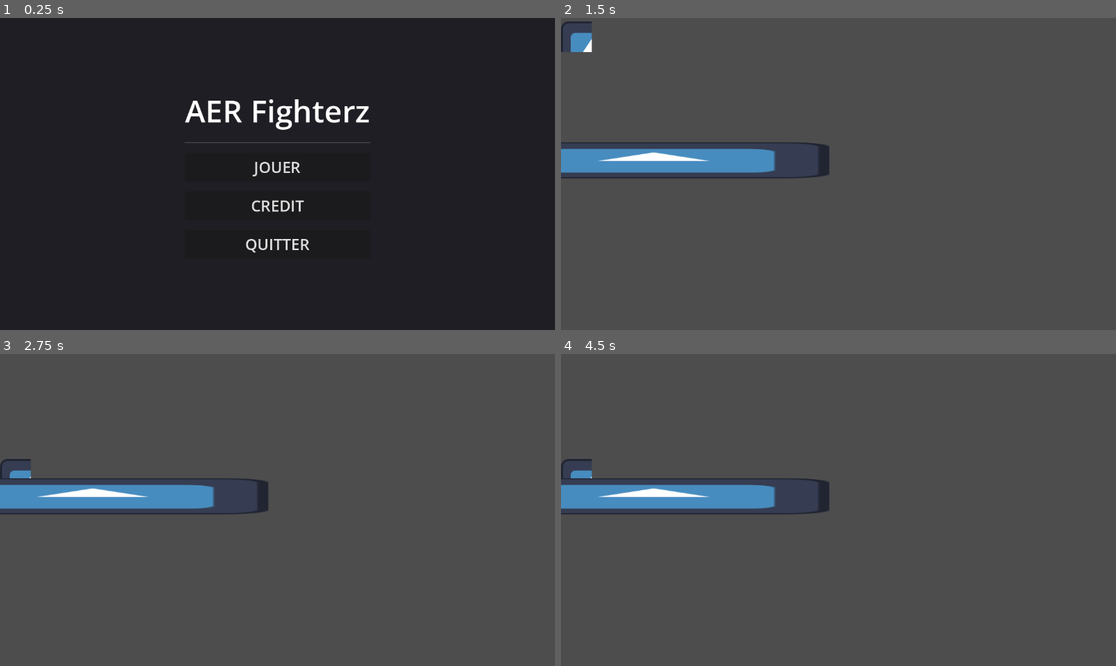
Above: before the commit, frames 1-4 (two rows, left to right).
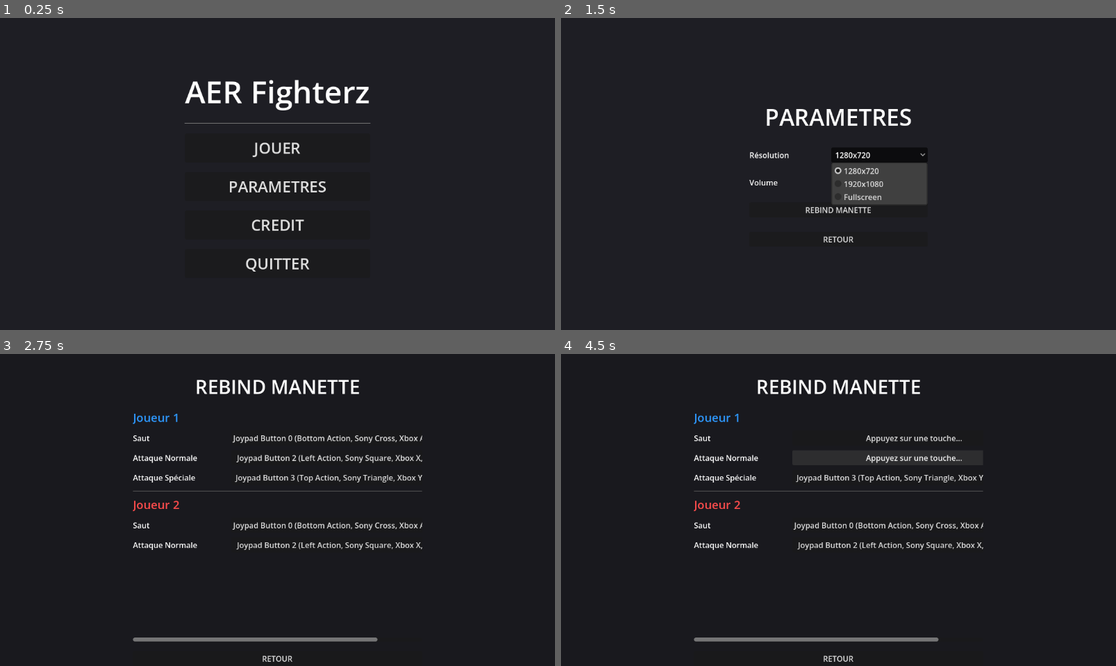
Above: after the commit, the same moments.

Repository: Alexnex31/Game-JAM-epitech
Game: Godot game, scene res://src/scenes/MainMenu.tscn
The game is run twice, just before and just after one commit, with the same random seed, the same clock (stepped at 60 frames per second) and the same inputs. The engine's default icon, where the game draws it, is replaced by a stand-in: a white triangle on a blue panel in a dark square.
Inputs (mouse positions are in pixels of both pictures, inside the frame that each line leads up to):
- Up to frame 1 (0.25 s): no input
- Up to frame 2 (1.5 s): click (838, 186) at 0.5 s, where only the run after the commit has a clickable "PARAMETRES"; click (877, 155) at 1.25 s, where only the run after the commit has a clickable "1280x720"
- Up to frame 3 (2.75 s): click (277, 544) at 2 s, where only the run after the commit has a clickable "REBIND MANETTE"
- Up to frame 4 (4.5 s): click (916, 438) at 2.75 s, where only the run after the commit has a clickable "Joypad Button 0 (Bottom Actio…"; click (916, 438) at 3.5 s, where only the run after the commit has a clickable "Appuyez sur une touche..."; click (916, 456) at 4.25 s, where only the run after the commit has a clickable "Joypad Button 2 (Left Action,…"

The runs differ from the first frame. In frame 1, 3.4% of the frame differs, in the area x 33-67%, y 19-82%; in frame 2, 97%; in frame 3, 99%; in frame 4, 99%, in the area x 0-100%, y 0-100%.

Commit message:
ADD: setting

Diff:
--- a/fighting-game/src/scenes/MainMenu.tscn
+++ b/fighting-game/src/scenes/MainMenu.tscn
@@ -47,6 +47,12 @@
 theme_override_font_sizes/font_size = 32
 text = "JOUER"
 
+[node name="Parametres" type="Button" parent="CenterContainer/VBoxContainer"]
+custom_minimum_size = Vector2(200, 60)
+layout_mode = 2
+theme_override_font_sizes/font_size = 32
+text = "PARAMETRES"
+
 [node name="Credit" type="Button" parent="CenterContainer/VBoxContainer"]
 custom_minimum_size = Vector2(200, 60)
 layout_mode = 2
@@ -60,5 +66,6 @@
 text = "QUITTER"
 
 [connection signal="pressed" from="CenterContainer/VBoxContainer/Jouer" to="." method="_on_jouer_pressed"]
+[connection signal="pressed" from="CenterContainer/VBoxContainer/Parametres" to="." method="_on_parametres_pressed"]
 [connection signal="pressed" from="CenterContainer/VBoxContainer/Credit" to="." method="_on_credit_pressed"]
 [connection signal="pressed" from="CenterContainer/VBoxContainer/Quitter" to="." method="_on_quitter_pressed"]
--- /dev/null
+++ b/fighting-game/src/scenes/RebindMenu.tscn
@@ -0,0 +1,149 @@
+[gd_scene format=3 uid="uid://c7v8xax0y102a"]
+
+[ext_resource type="Script" uid="uid://btv8w9x0y1z2a" path="res://src/scripts/RebindMenu.gd" id="1_script"]
+[ext_resource type="Script" uid="uid://ctv8w9x0y1z2a" path="res://src/scripts/InputRebindButton.gd" id="2_btn_script"]
+
+[node name="RebindMenu" type="Control"]
+layout_mode = 3
+anchors_preset = 15
+anchor_right = 1.0
+anchor_bottom = 1.0
+grow_horizontal = 2
+grow_vertical = 2
+script = ExtResource("1_script")
+
+[node name="ColorRect" type="ColorRect" parent="."]
+layout_mode = 1
+anchors_preset = 15
+anchor_right = 1.0
+anchor_bottom = 1.0
+grow_horizontal = 2
+grow_vertical = 2
+color = Color(0.1, 0.1, 0.12, 1)
+
+[node name="VBoxContainer" type="VBoxContainer" parent="."]
+layout_mode = 1
+anchors_preset = 13
+anchor_left = 0.5
+anchor_right = 0.5
+anchor_bottom = 1.0
+offset_left = -300.0
+offset_right = 300.0
+grow_horizontal = 2
+grow_vertical = 2
+theme_override_constants/separation = 20
+
+[node name="MarginContainer" type="MarginContainer" parent="VBoxContainer"]
+layout_mode = 2
+theme_override_constants/margin_top = 40
+
+[node name="Title" type="Label" parent="VBoxContainer/MarginContainer"]
+layout_mode = 2
+theme_override_font_sizes/font_size = 40
+text = "REBIND MANETTE"
+horizontal_alignment = 1
+
+[node name="ScrollContainer" type="ScrollContainer" parent="VBoxContainer"]
+layout_mode = 2
+size_flags_vertical = 3
+
+[node name="ActionsList" type="VBoxContainer" parent="VBoxContainer/ScrollContainer"]
+layout_mode = 2
+size_flags_horizontal = 3
+theme_override_constants/separation = 10
+
+[node name="Player1Label" type="Label" parent="VBoxContainer/ScrollContainer/ActionsList"]
+layout_mode = 2
+theme_override_colors/font_color = Color(0.18, 0.6, 1, 1)
+theme_override_font_sizes/font_size = 24
+text = "Joueur 1"
+
+[node name="Jump1" type="HBoxContainer" parent="VBoxContainer/ScrollContainer/ActionsList"]
+layout_mode = 2
+
+[node name="Label" type="Label" parent="VBoxContainer/ScrollContainer/ActionsList/Jump1"]
+custom_minimum_size = Vector2(200, 0)
+layout_mode = 2
+text = "Saut"
+
+[node name="Button" type="Button" parent="VBoxContainer/ScrollContainer/ActionsList/Jump1"]
+layout_mode = 2
+size_flags_horizontal = 3
+script = ExtResource("2_btn_script")
+action_name = "jump_1"
+
+[node name="AttackNormal1" type="HBoxContainer" parent="VBoxContainer/ScrollContainer/ActionsList"]
+layout_mode = 2
+
+[node name="Label" type="Label" parent="VBoxContainer/ScrollContainer/ActionsList/AttackNormal1"]
+custom_minimum_size = Vector2(200, 0)
+layout_mode = 2
+text = "Attaque Normale"
+
+[node name="Button" type="Button" parent="VBoxContainer/ScrollContainer/ActionsList/AttackNormal1"]
+layout_mode = 2
+size_flags_horizontal = 3
+script = ExtResource("2_btn_script")
+action_name = "attack_normal_1"
+
+[node name="AttackSpecial1" type="HBoxContainer" parent="VBoxContainer/ScrollContainer/ActionsList"]
+layout_mode = 2
+
+[node name="Label" type="Label" parent="VBoxContainer/ScrollContainer/ActionsList/AttackSpecial1"]
+custom_minimum_size = Vector2(200, 0)
+layout_mode = 2
+text = "Attaque Spéciale"
+
+[node name="Button" type="Button" parent="VBoxContainer/ScrollContainer/ActionsList/AttackSpecial1"]
+layout_mode = 2
+size_flags_horizontal = 3
+script = ExtResource("2_btn_script")
+action_name = "attack_special_1"
+
+[node name="HSeparator" type="HSeparator" parent="VBoxContainer/ScrollContainer/ActionsList"]
+layout_mode = 2
+
+[node name="Player2Label" type="Label" parent="VBoxContainer/ScrollContainer/ActionsList"]
+layout_mode = 2
+theme_override_colors/font_color = Color(1, 0.3, 0.3, 1)
+theme_override_font_sizes/font_size = 24
+text = "Joueur 2"
+
+[node name="Jump2" type="HBoxContainer" parent="VBoxContainer/ScrollContainer/ActionsList"]
+layout_mode = 2
+
+[node name="Label" type="Label" parent="VBoxContainer/ScrollContainer/ActionsList/Jump2"]
+custom_minimum_size = Vector2(200, 0)
+layout_mode = 2
+text = "Saut"
+
+[node name="Button" type="Button" parent="VBoxContainer/ScrollContainer/ActionsList/Jump2"]
+layout_mode = 2
+size_flags_horizontal = 3
+script = ExtResource("2_btn_script")
+action_name = "jump_2"
+
+[node name="AttackNormal2" type="HBoxContainer" parent="VBoxContainer/ScrollContainer/ActionsList"]
+layout_mode = 2
+
+[node name="Label" type="Label" parent="VBoxContainer/ScrollContainer/ActionsList/AttackNormal2"]
+custom_minimum_size = Vector2(200, 0)
+layout_mode = 2
+text = "Attaque Normale"
+
+[node name="Button" type="Button" parent="VBoxContainer/ScrollContainer/ActionsList/AttackNormal2"]
+layout_mode = 2
+size_flags_horizontal = 3
+script = ExtResource("2_btn_script")
+action_name = "attack_normal_2"
+
+[node name="Retour" type="Button" parent="VBoxContainer"]
+layout_mode = 2
+text = "RETOUR"
+
+[connection signal="pressed" from="VBoxContainer/ScrollContainer/ActionsList/Jump1/Button" to="VBoxContainer/ScrollContainer/ActionsList/Jump1/Button" method="_on_pressed"]
+[connection signal="pressed" from="VBoxContainer/ScrollContainer/ActionsList/AttackNormal1/Button" to="VBoxContainer/ScrollContainer/ActionsList/AttackNormal1/Button" method="_on_pressed"]
+[connection signal="pressed" from="VBoxContainer/ScrollContainer/ActionsList/AttackSpecial1/Button" to="VBoxContainer/ScrollContainer/ActionsList/AttackSpecial1/Button" method="_on_pressed"]
+[connection signal="pressed" from="VBoxContainer/ScrollContainer/ActionsList/Jump2/Button" to="VBoxContainer/ScrollContainer/ActionsList/Jump2/Button" method="_on_pressed"]
+[connection signal="pressed" from="VBoxContainer/ScrollContainer/ActionsList/AttackNormal2/Button" to="VBoxContainer/ScrollContainer/ActionsList/AttackNormal2/Button" method="_on_pressed"]
+[connection signal="pressed" from="VBoxContainer/Retour" to="." method="_on_retour_pressed"]
--- /dev/null
+++ b/fighting-game/src/scenes/SettingsMenu.tscn
@@ -0,0 +1,82 @@
+[gd_scene format=3 uid="uid://d1e2f3g4h5i6j"]
+
+[ext_resource type="Script" uid="uid://b7v8w9x0y1z2a" path="res://src/scripts/SettingsMenu.gd" id="1_script"]
+
+[node name="SettingsMenu" type="Control"]
+layout_mode = 3
+anchors_preset = 15
+anchor_right = 1.0
+anchor_bottom = 1.0
+grow_horizontal = 2
+grow_vertical = 2
+script = ExtResource("1_script")
+
+[node name="ColorRect" type="ColorRect" parent="."]
+layout_mode = 1
+anchors_preset = 15
+anchor_right = 1.0
+anchor_bottom = 1.0
+grow_horizontal = 2
+grow_vertical = 2
+color = Color(0.12, 0.12, 0.14, 1)
+
+[node name="CenterContainer" type="CenterContainer" parent="."]
+layout_mode = 1
+anchors_preset = 15
+anchor_right = 1.0
+anchor_bottom = 1.0
+grow_horizontal = 2
+grow_vertical = 2
+
+[node name="VBoxContainer" type="VBoxContainer" parent="CenterContainer"]
+layout_mode = 2
+theme_override_constants/separation = 30
+
+[node name="Label" type="Label" parent="CenterContainer/VBoxContainer"]
+layout_mode = 2
+theme_override_font_sizes/font_size = 48
+text = "PARAMETRES"
+horizontal_alignment = 1
+
+[node name="Resolution" type="HBoxContainer" parent="CenterContainer/VBoxContainer"]
+layout_mode = 2
+theme_override_constants/separation = 20
+
+[node name="Label" type="Label" parent="CenterContainer/VBoxContainer/Resolution"]
+custom_minimum_size = Vector2(150, 0)
+layout_mode = 2
+text = "Résolution"
+
+[node name="OptionButton" type="OptionButton" parent="CenterContainer/VBoxContainer/Resolution"]
+custom_minimum_size = Vector2(200, 0)
+layout_mode = 2
+
+[node name="Volume" type="HBoxContainer" parent="CenterContainer/VBoxContainer"]
+layout_mode = 2
+theme_override_constants/separation = 20
+
+[node name="Label" type="Label" parent="CenterContainer/VBoxContainer/Volume"]
+custom_minimum_size = Vector2(150, 0)
+layout_mode = 2
+text = "Volume"
+
+[node name="HSlider" type="HSlider" parent="CenterContainer/VBoxContainer/Volume"]
+custom_minimum_size = Vector2(200, 0)
+layout_mode = 2
+size_flags_vertical = 4
+max_value = 1.0
+step = 0.05
+value = 0.5
+
+[node name="Rebind" type="Button" parent="CenterContainer/VBoxContainer"]
+layout_mode = 2
+text = "REBIND MANETTE"
+
+[node name="Retour" type="Button" parent="CenterContainer/VBoxContainer"]
+layout_mode = 2
+text = "RETOUR"
+
+[connection signal="item_selected" from="CenterContainer/VBoxContainer/Resolution/OptionButton" to="." method="_on_resolution_option_item_selected"]
+[connection signal="value_changed" from="CenterContainer/VBoxContainer/Volume/HSlider" to="." method="_on_volume_slider_value_changed"]
+[connection signal="pressed" from="CenterContainer/VBoxContainer/Rebind" to="." method="_on_rebind_controller_pressed"]
+[connection signal="pressed" from="CenterContainer/VBoxContainer/Retour" to="." method="_on_retour_pressed"]
--- /dev/null
+++ b/fighting-game/src/scripts/InputRebindButton.gd
@@ -0,0 +1,43 @@
+extends Button
+
+@export var action_name: String
+var is_rebinding = false
+
+func _ready():
+	set_process_unhandled_input(false)
+	update_text()
+
+func update_text():
+	var events = InputMap.action_get_events(action_name)
+	if events.size() > 0:
+		text = events[0].as_text()
+	else:
+		text = "Aucune touche"
+
+func _on_pressed():
+	is_rebinding = true
+	text = "Appuyez sur une touche..."
+	set_process_unhandled_input(true)
+
+func _unhandled_input(event):
+	if is_rebinding:
+		if event is InputEventJoypadButton or event is InputEventJoypadMotion:
+			# Supprimer l'ancien bind
+			var old_events = InputMap.action_get_events(action_name)
+			for e in old_events:
+				InputMap.action_erase_event(action_name, e)
+
+			# Ajouter le nouveau bind
+			InputMap.action_add_event(action_name, event)
+
+			is_rebinding = false
+			set_process_unhandled_input(false)
+			update_text()
+			# Empêcher l'event de se propager
+			get_viewport().set_input_as_handled()
+
+		elif event.is_action_pressed("ui_cancel"): # Permet d'annuler avec Echap ou B
+			is_rebinding = false
+			set_process_unhandled_input(false)
+			update_text()
+			get_viewport().set_input_as_handled()
--- a/fighting-game/src/scripts/MainMenu.gd
+++ b/fighting-game/src/scripts/MainMenu.gd
@@ -3,6 +3,10 @@
 func _on_jouer_pressed():
 	# Lance la scène de l'arène
 	get_tree().change_scene_to_file("res://brouillon_arena.tscn")
+
+func _on_parametres_pressed():
+	# Lance la scène des paramètres
+	get_tree().change_scene_to_file("res://src/scenes/SettingsMenu.tscn")
 
 func _on_credit_pressed():
 	# Pour l'instant, on affiche juste un message ou on pourrait ouvrir un lien/pop-up
--- /dev/null
+++ b/fighting-game/src/scripts/RebindMenu.gd
@@ -0,0 +1,4 @@
+extends Control
+
+func _on_retour_pressed():
+	get_tree().change_scene_to_file("res://src/scenes/SettingsMenu.tscn")
--- /dev/null
+++ b/fighting-game/src/scripts/SettingsMenu.gd
@@ -0,0 +1,41 @@
+extends Control
+
+@onready var resolution_option = $CenterContainer/VBoxContainer/Resolution/OptionButton
+@onready var volume_slider = $CenterContainer/VBoxContainer/Volume/HSlider
+
+func _ready():
+	# Initialiser les résolutions
+	resolution_option.add_item("1280x720", 0)
+	resolution_option.add_item("1920x1080", 1)
+	resolution_option.add_item("Fullscreen", 2)
+
+	# Charger les valeurs actuelles (Optionnel: charger depuis une config)
+	volume_slider.value = db_to_linear(AudioServer.get_bus_volume_db(AudioServer.get_bus_index("Master")))
+
+func _on_resolution_option_item_selected(index):
+	match index:
+		0:
+			DisplayServer.window_set_mode(DisplayServer.WINDOW_MODE_WINDOWED)
+			DisplayServer.window_set_size(Vector2i(1280, 720))
+			center_window()
+		1:
+			DisplayServer.window_set_mode(DisplayServer.WINDOW_MODE_WINDOWED)
+			DisplayServer.window_set_size(Vector2i(1920, 1080))
+			center_window()
+		2:
+			DisplayServer.window_set_mode(DisplayServer.WINDOW_MODE_FULLSCREEN)
+
+func center_window():
+	var screen_id = DisplayServer.window_get_current_screen()
+	var screen_rect = DisplayServer.screen_get_usable_rect(screen_id)
+	var window_size = DisplayServer.window_get_size()
+	DisplayServer.window_set_position(screen_rect.position + (screen_rect.size - window_size) / 2)
+
+func _on_volume_slider_value_changed(value):
+	AudioServer.set_bus_volume_db(AudioServer.get_bus_index("Master"), linear_to_db(value))
+
+func _on_rebind_controller_pressed():
+	get_tree().change_scene_to_file("res://src/scenes/RebindMenu.tscn")
+
+func _on_retour_pressed():
+	get_tree().change_scene_to_file("res://src/scenes/MainMenu.tscn")
Not shown, added: fighting-game/src/scripts/InputRebindButton.gd.uid
Not shown, added: fighting-game/src/scripts/RebindMenu.gd.uid
Not shown, added: fighting-game/src/scripts/SettingsMenu.gd.uid
